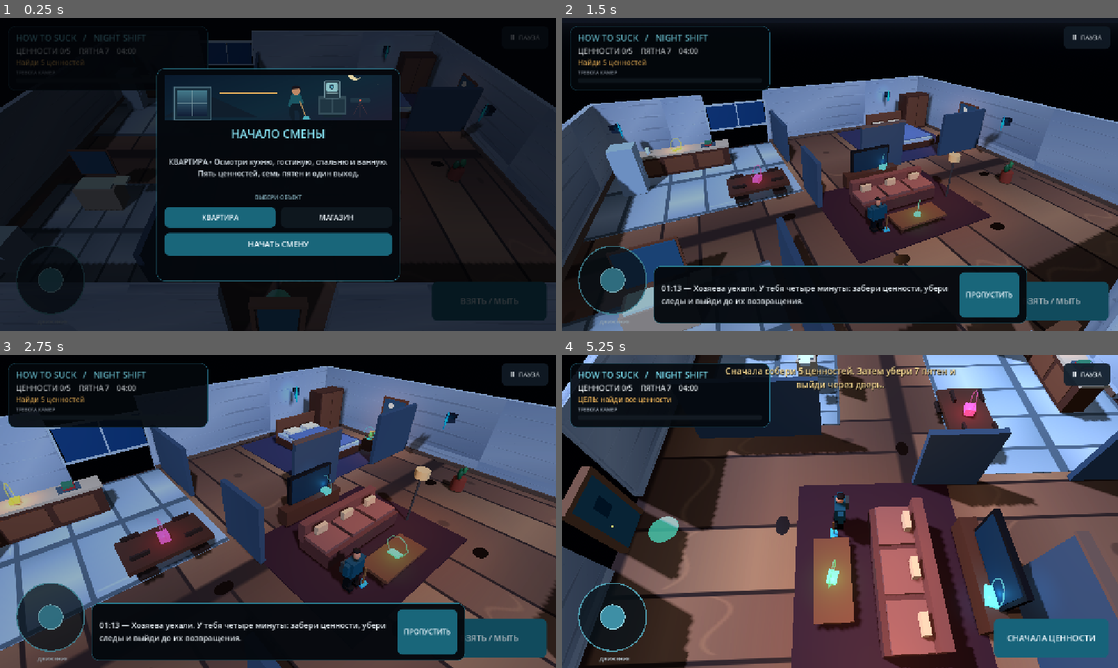
Above: before the commit, frames 1-4 (two rows, left to right).
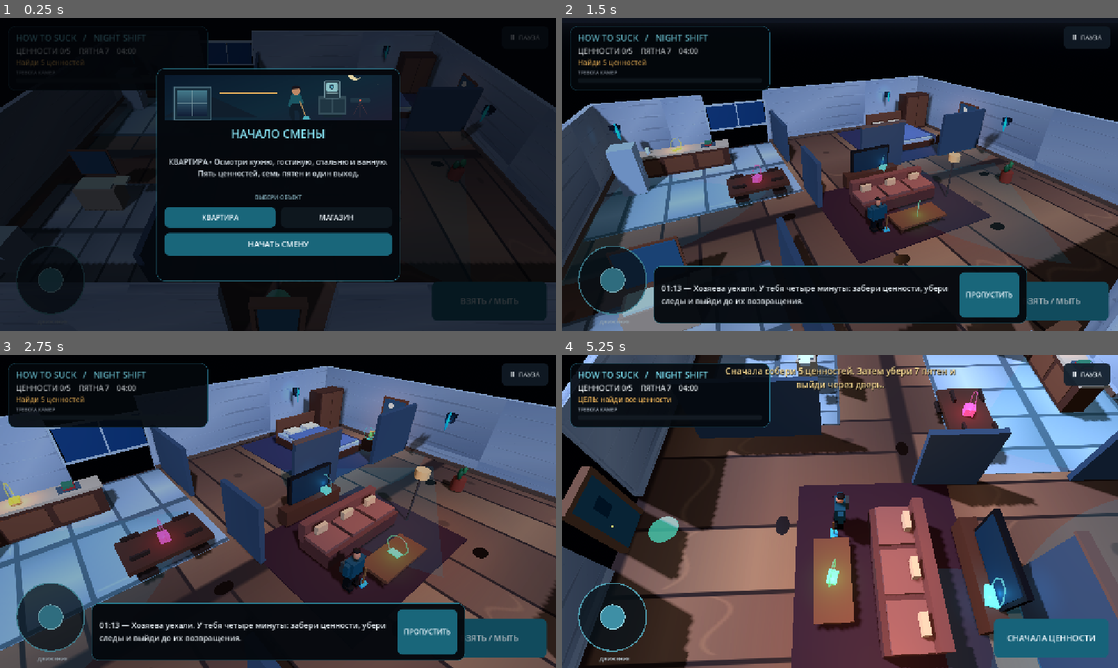
Above: after the commit, the same moments.

Repository: kirovo389-creator/How-to-suck
Game: Godot game, scene res://scenes/main.tscn
The game is run twice, just before and just after one commit, with the same random seed, the same clock (stepped at 60 frames per second) and the same inputs. Sound files missing from this copy of the repository are replaced by a short silence.
Inputs (mouse positions are in pixels of both pictures, inside the frame that each line leads up to):
- Up to frame 1 (0.25 s): no input
- Up to frame 2 (1.5 s): click "НАЧАТЬ СМЕНУ" at 0.5 s; move the mouse to (962, 158) at 1.27 s; hold Right (ui_right) from 1.28 s (still down); click (962, 158) at 1.42 s
- Up to frame 3 (2.75 s): release Right (ui_right) at 2 s; drag from (166, 527) to (250, 574) at 2.02 s
- Up to frame 4 (5.25 s): move the mouse to (895, 442) at 2.77 s; hold Right (ui_right) 2.78-3.5 s; drag from (812, 574) to (673, 464) at 3.52 s; move the mouse to (1006, 558) at 4.27 s; hold Left (ui_left) 4.28-5 s; drag from (673, 464) to (756, 433) at 5.02 s

The runs differ from the first frame. In frame 1, less than 0.1% of the frame differs, in the area x 69-89%, y 9-38%; in frame 2, 0.2%; in frame 3, 0.9%; in frame 4, 1.5%, in the area x 47-100%, y 0-100%.

Commit message:
Add visible animated security camera detection zones

Diff:
--- a/scripts/security_camera.gd
+++ b/scripts/security_camera.gd
@@ -7,6 +7,8 @@
 
 var _head: Node3D
 var _lens_light: OmniLight3D
+var _vision_cone: MeshInstance3D
+var _vision_material: StandardMaterial3D
 var _phase: float = 0.0
 
 func _ready() -> void:
@@ -45,6 +47,8 @@
         return
     _lens_light.light_color = Color(1.0, 0.12, 0.08) if active else Color(0.16, 0.62, 0.88)
     _lens_light.light_energy = 1.8 if active else 0.45
+    if is_instance_valid(_vision_material):
+        _vision_material.albedo_color = Color(1.0, 0.055, 0.035, 0.2) if active else Color(0.12, 0.62, 0.95, 0.12)
 
 func _build_model() -> void:
     var base_material := _material(Color(0.075, 0.095, 0.12))
@@ -83,7 +87,38 @@
     _lens_light.omni_range = 1.4
     _lens_light.shadow_enabled = false
     _head.add_child(_lens_light)
+    _build_vision_cone()
     set_alert_active(false)
+
+func _build_vision_cone() -> void:
+    # A subtle floor projection shows the live field of view without a costly
+    # volumetric effect, which is important for mobile rendering.
+    _vision_cone = MeshInstance3D.new()
+    _vision_cone.name = "VisionCone"
+    var vertices := PackedVector3Array()
+    var segments := 28
+    var floor_y := -2.72
+    for index in range(segments):
+        var angle_a := -deg_to_rad(field_of_view * 0.5) + deg_to_rad(field_of_view) * float(index) / float(segments)
+        var angle_b := -deg_to_rad(field_of_view * 0.5) + deg_to_rad(field_of_view) * float(index + 1) / float(segments)
+        vertices.append(Vector3(0.0, floor_y, 0.0))
+        vertices.append(Vector3(sin(angle_a) * detection_range, floor_y, -cos(angle_a) * detection_range))
+        vertices.append(Vector3(sin(angle_b) * detection_range, floor_y, -cos(angle_b) * detection_range))
+    var arrays: Array = []
+    arrays.resize(Mesh.ARRAY_MAX)
+    arrays[Mesh.ARRAY_VERTEX] = vertices
+    var cone_mesh := ArrayMesh.new()
+    cone_mesh.add_surface_from_arrays(Mesh.PRIMITIVE_TRIANGLES, arrays)
+    _vision_cone.mesh = cone_mesh
+    _vision_cone.cast_shadow = GeometryInstance3D.SHADOW_CASTING_SETTING_OFF
+    _vision_material = StandardMaterial3D.new()
+    _vision_material.shading_mode = BaseMaterial3D.SHADING_MODE_UNSHADED
+    _vision_material.transparency = BaseMaterial3D.TRANSPARENCY_ALPHA
+    _vision_material.cull_mode = BaseMaterial3D.CULL_DISABLED
+    _vision_material.roughness = 1.0
+    _vision_material.albedo_color = Color(0.12, 0.62, 0.95, 0.12)
+    _vision_cone.material_override = _vision_material
+    _head.add_child(_vision_cone)
 
 func _material(color: Color, roughness: float = 0.7, glow: bool = false) -> StandardMaterial3D:
     var material := StandardMaterial3D.new()
--- a/tests/gameplay_smoke_test.gd
+++ b/tests/gameplay_smoke_test.gd
@@ -34,6 +34,24 @@
     var background_music := main.get("music") as AudioStreamPlayer
     _check(background_music.stream == load("res://audio/store_ambience.wav"), "shop uses its own ambient sound")
     _check(world.get_node_or_null("AisleLight0") is OmniLight3D, "shop has dedicated aisle lighting")
+    var security_cameras := get_nodes_in_group("security_cameras")
+    _check(security_cameras.size() == 3, "shop has three active security cameras")
+    if not security_cameras.is_empty():
+        var first_camera := security_cameras[0] as Node3D
+        var vision_cone := first_camera.get_node_or_null("CameraHead/VisionCone") as MeshInstance3D
+        # VisionCone is parented to the moving head, so its footprint follows the sweep.
+        if not is_instance_valid(vision_cone):
+            vision_cone = first_camera.find_child("VisionCone", true, false) as MeshInstance3D
+        _check(is_instance_valid(vision_cone), "security camera shows a floor field-of-view")
+        var vision_material := first_camera.get("_vision_material") as StandardMaterial3D
+        _check(is_instance_valid(vision_material), "camera vision indicator has a mobile-friendly material")
+        if is_instance_valid(vision_material):
+            first_camera.call("set_alert_active", true)
+            _check(vision_material.albedo_color.r > 0.8 and vision_material.albedo_color.g < 0.2,
+                "camera vision field turns red when detecting the player")
+            first_camera.call("set_alert_active", false)
+            _check(vision_material.albedo_color.b > 0.7 and vision_material.albedo_color.r < 0.3,
+                "camera vision field returns to blue when safe")
     _check(_count_kind("loot") == 5, "shop level has five valuables")
     _check(_count_kind("dirt") == 7, "shop level has seven spills")
     # Complete an entire shop shift first, not just a resource-count check.
Not shown, changed: tools/validate_project.py
